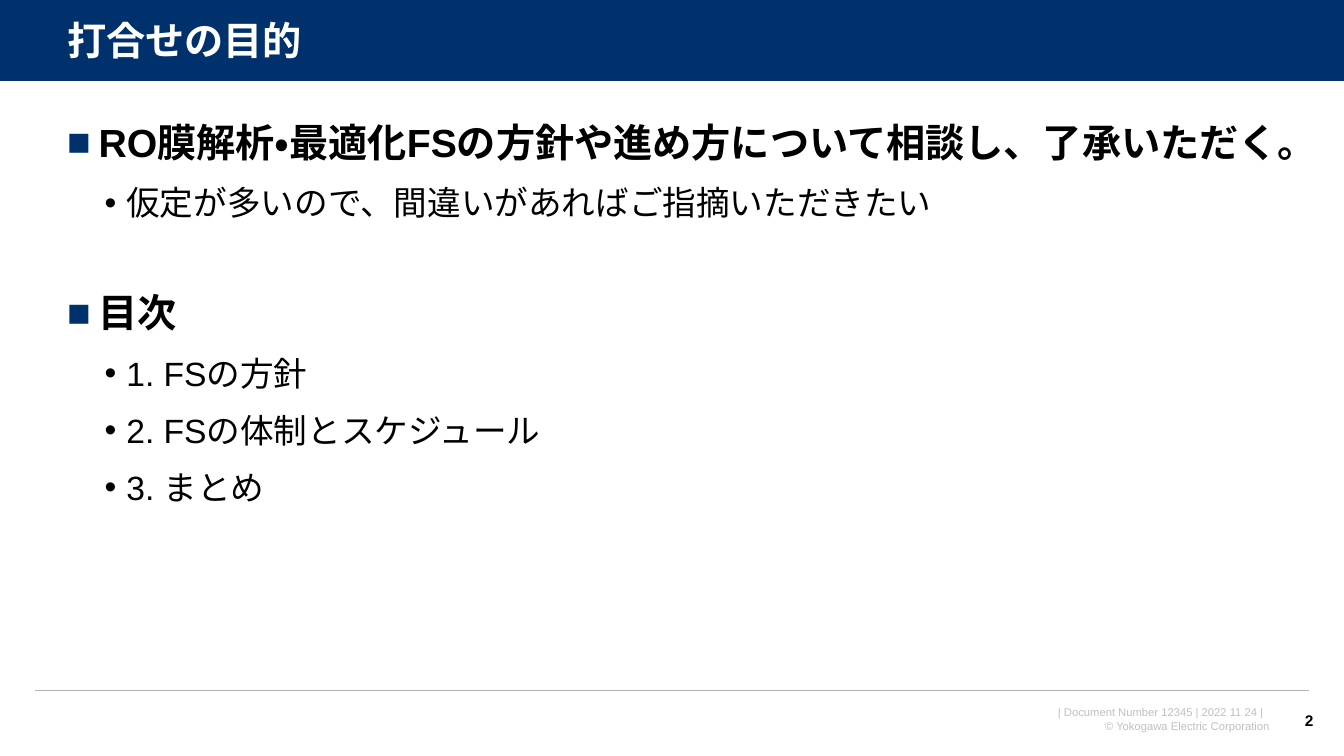
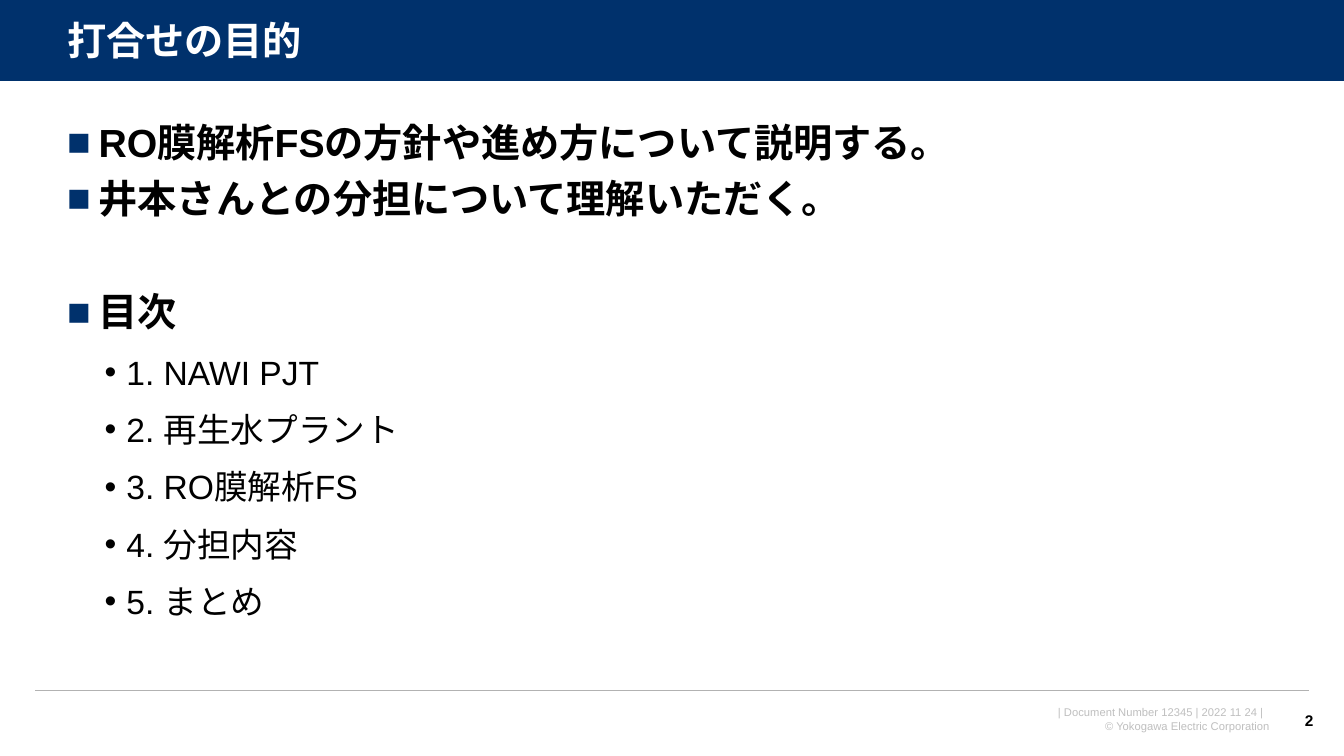
Before and after one commit to watarukumagai-git/opt, a slide deck: slide 2 of Reuse_Water/221129_米国再生水NAWI RO膜解析FS_井本さん向け説明_rev.0.pptx. Drawn at 1344x756 pixels with LibreOffice and Linux fonts; fonts in the diff are those of the drawing; background and template pictures are left out. Boxes give left, top, right and bottom in pixels: in the first picture for what was removed or moved away, otherwise in the second. Text is boxed around its words. In the diff, an @@ line names an element or a change of style, - is before the commit and + after.

```diff
--- a/Reuse_Water/221129_米国再生水NAWI RO膜解析FS_井本さん向け説明_rev.0.pptx
+++ b/Reuse_Water/221129_米国再生水NAWI RO膜解析FS_井本さん向け説明_rev.0.pptx
@@ text at (99, 126, 950, 217): text changed @@
-■ RO膜解析・最適化FSの方針や進め方について相談し、了承いただく。
-  • 仮定が多いので、間違いがあればご指摘いただきたい
+■ RO膜解析FSの方針や進め方について説明する。
+■ 井本さんとの分担について理解いただく。
@@ text at (126, 362, 399, 616): text changed @@
-  • 1. FSの方針
-  • 2. FSの体制とスケジュール
-  • 3. まとめ
+  • 1. NAWI PJT
+  • 2. 再生水プラント
+  • 3. RO膜解析FS
+  • 4. 分担内容
+  • 5. まとめ
```
Also in this commit, not shown: 14 other slides changed, 7 slides added.
